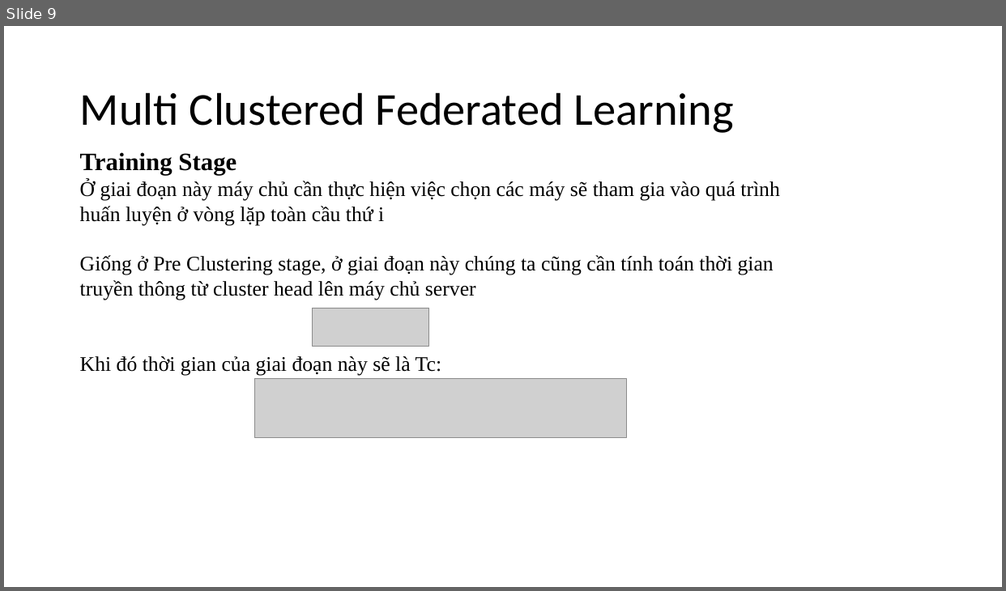
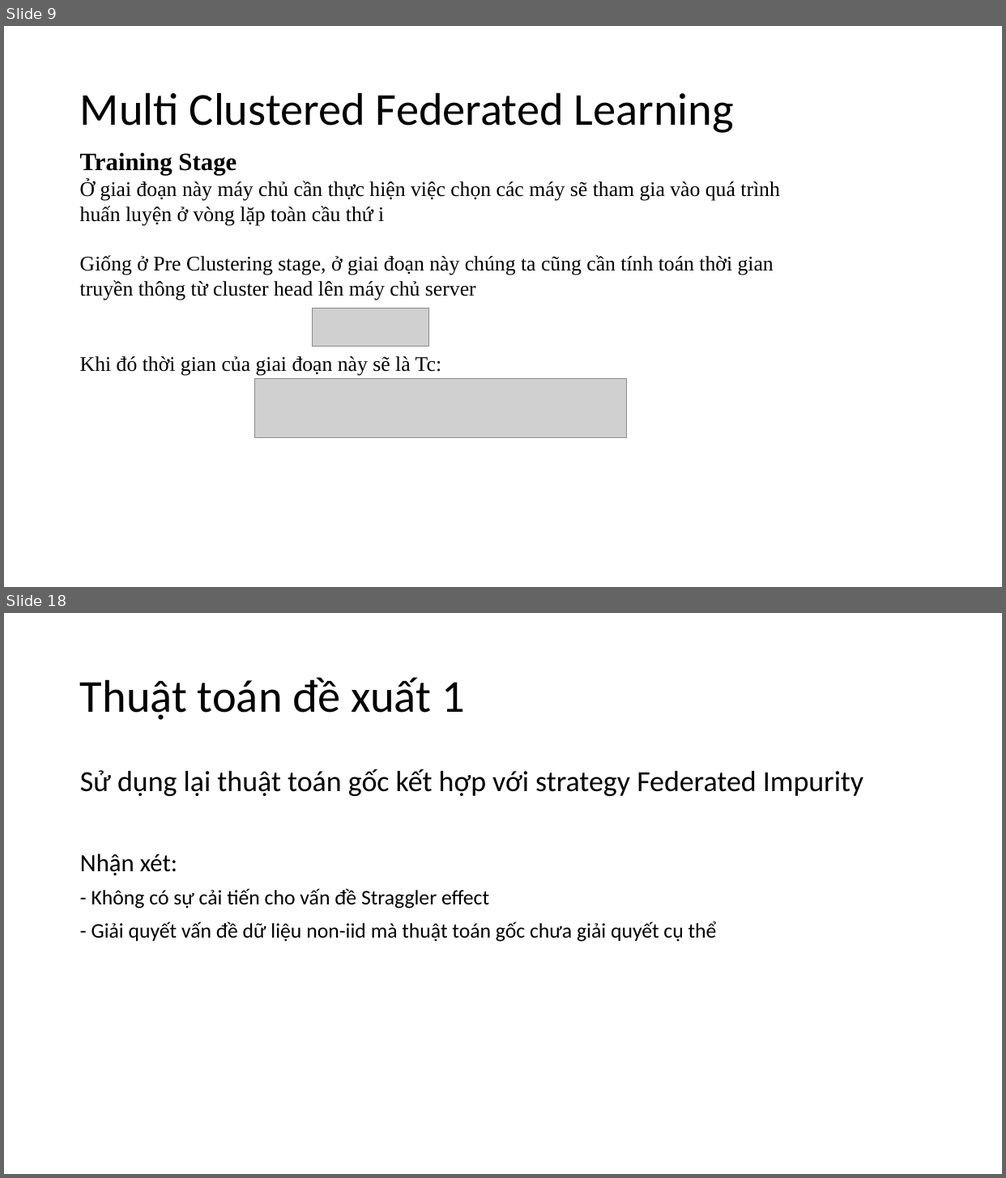
Before and after one commit to HieuHuyNguyenzz/Federated-Learning, a slide deck: Báo cáo FL lần 2/Báo cáo Federated Learning.pptx. Shown one above the other, each under a label of ours: slide 9 before the commit, slides 9 and 18 after it; the slides between them are not shown. The pictures are 1006x591 and 1006x1178 pixels, drawn with LibreOffice and Linux fonts; fonts in the diff are those of the drawing; grey boxes stand for pictures. Boxes give left, top, right and bottom in pixels: in the first picture for what was removed or moved away, otherwise in the second. Text is boxed around its words. In the diff, an @@ line names an element or a change of style, - is before the commit and + after.

```diff
--- a/Báo cáo FL lần 2/Báo cáo Federated Learning.pptx
+++ b/Báo cáo FL lần 2/Báo cáo Federated Learning.pptx
@@ slide 18 added at (4,613,1002,1174), background #FFFFFF @@
@@ title added at (80,677,465,720), 44 pt, text #000000 @@
+Thuật toán đề xuất 1
@@ text added at (80,769,863,942), 20 pt, text #000000 @@
+Sử dụng lại thuật toán gốc kết hợp với strategy Federated Impurity
+Nhận xét:
+- Không có sự cải tiến cho vấn đề Straggler effect
+- Giải quyết vấn đề dữ liệu non-iid mà thuật toán gốc chưa giải quyết cụ thể
```
Also in this commit, not shown: 5 slides changed, 6 other slides added, 2 other files.
